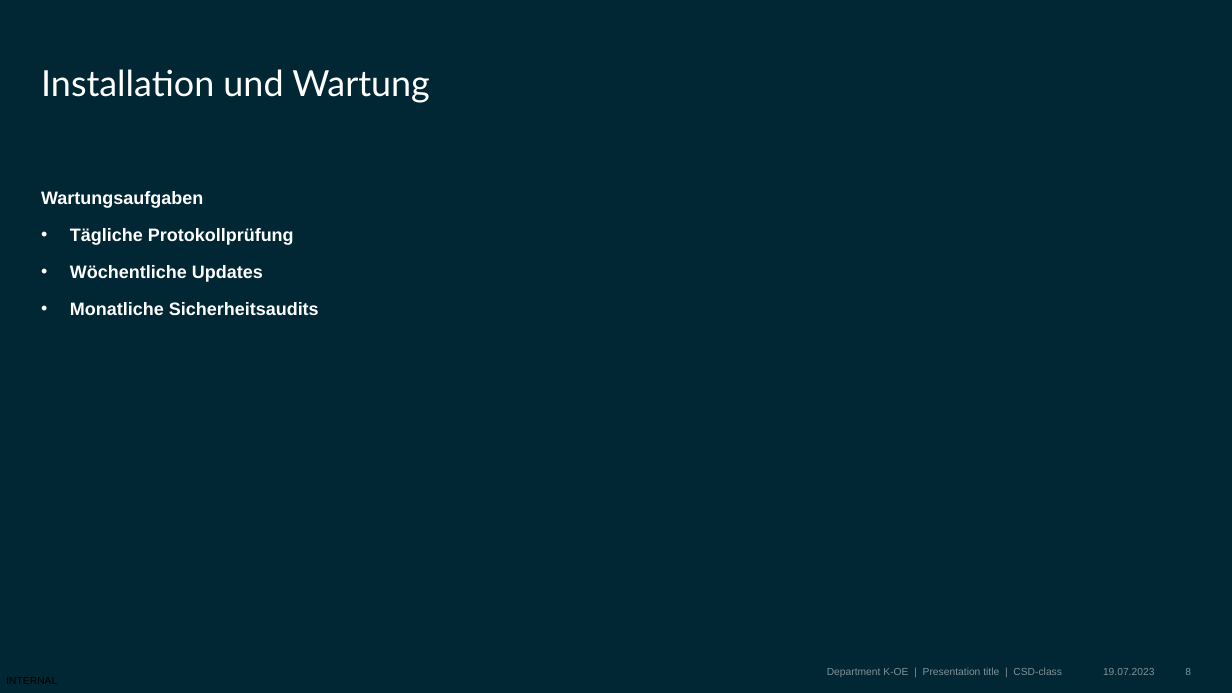
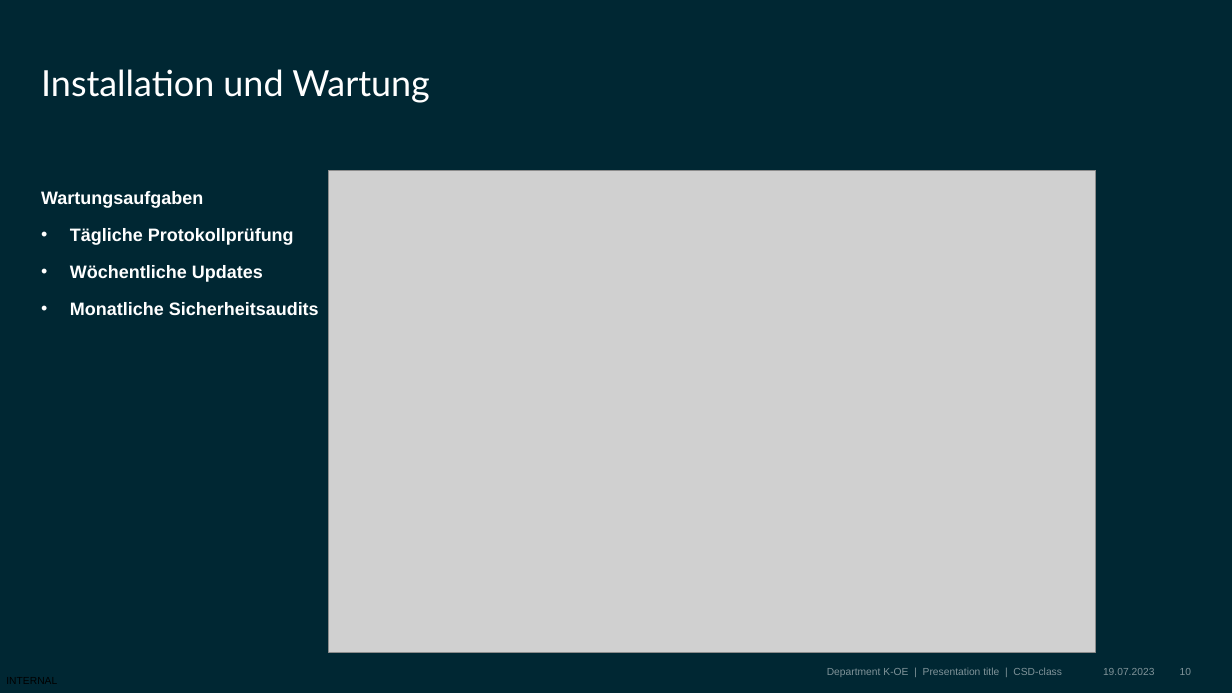
Before and after one commit to BBS2EMDBSEF/Gruppe-C, a slide deck: slide 10 of Dokumentation/Projekt_Präsentation.pptx (slide 8 before the commit). Drawn at 1232x693 pixels with LibreOffice and Linux fonts; fonts in the diff are those of the drawing; grey boxes stand for pictures; background and template pictures are left out. Boxes give left, top, right and bottom in pixels: in the first picture for what was removed or moved away, otherwise in the second. Text is boxed around its words. In the diff, an @@ line names an element or a change of style, - is before the commit and + after.

```diff
--- a/Dokumentation/Projekt_Präsentation.pptx
+++ b/Dokumentation/Projekt_Präsentation.pptx
@@ picture added at box(328, 170, 1095, 653) @@
@@ page number at box(1180, 668, 1191, 675): text changed @@
-8
+10
```
Also in this commit, not shown: 3 other slides changed, 2 slides added.
